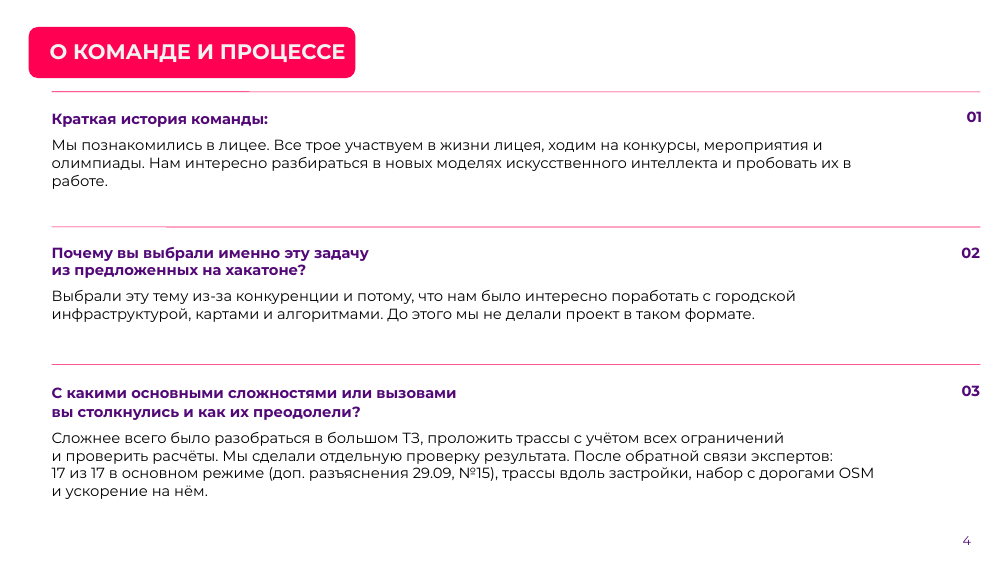
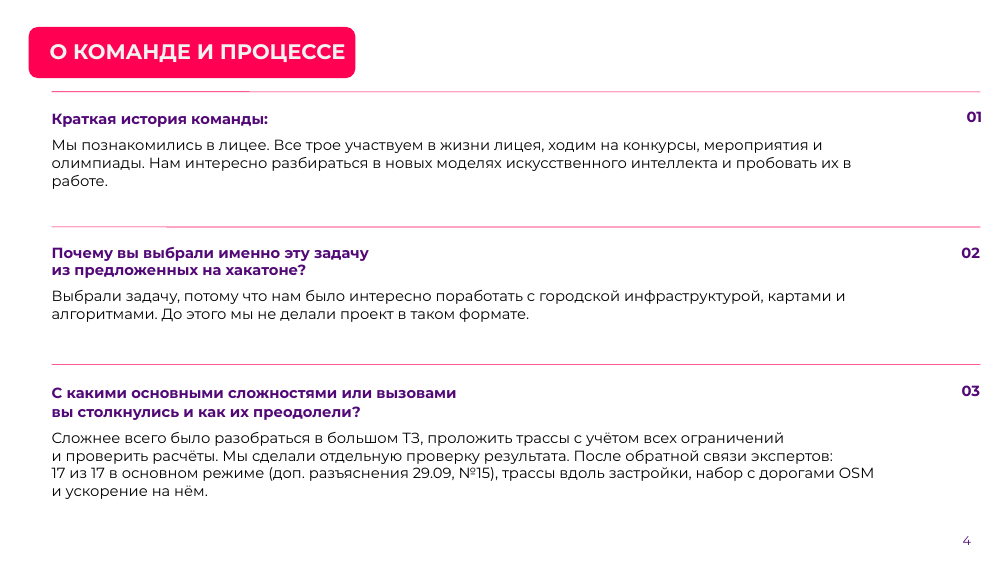
Before and after one commit to Wpresser/LCT-Elades-Heatnet, a slide deck: slide 4 of presentation/Elades_LCT2026_task2_presentation.pptx. Drawn at 1008x567 pixels with LibreOffice and Linux fonts; fonts in the diff are those of the drawing; background and template pictures are left out. Boxes give left, top, right and bottom in pixels: in the first picture for what was removed or moved away, otherwise in the second. Text is boxed around its words. In the diff, an @@ line names an element or a change of style, - is before the commit and + after.

```diff
--- a/presentation/Elades_LCT2026_task2_presentation.pptx
+++ b/presentation/Elades_LCT2026_task2_presentation.pptx
@@ text at [52, 290, 846, 322]: text changed @@
-Выбрали эту тему из-за конкуренции и потому, что нам было интересно поработать с городской инфраструктурой, картами и алгоритмами. До этого мы не делали проект в таком формате.
+Выбрали задачу, потому что нам было интересно поработать с городской инфраструктурой, картами и алгоритмами. До этого мы не делали проект в таком формате.
```
Also in this commit, not shown: 3 other slides changed, 29 other files.
